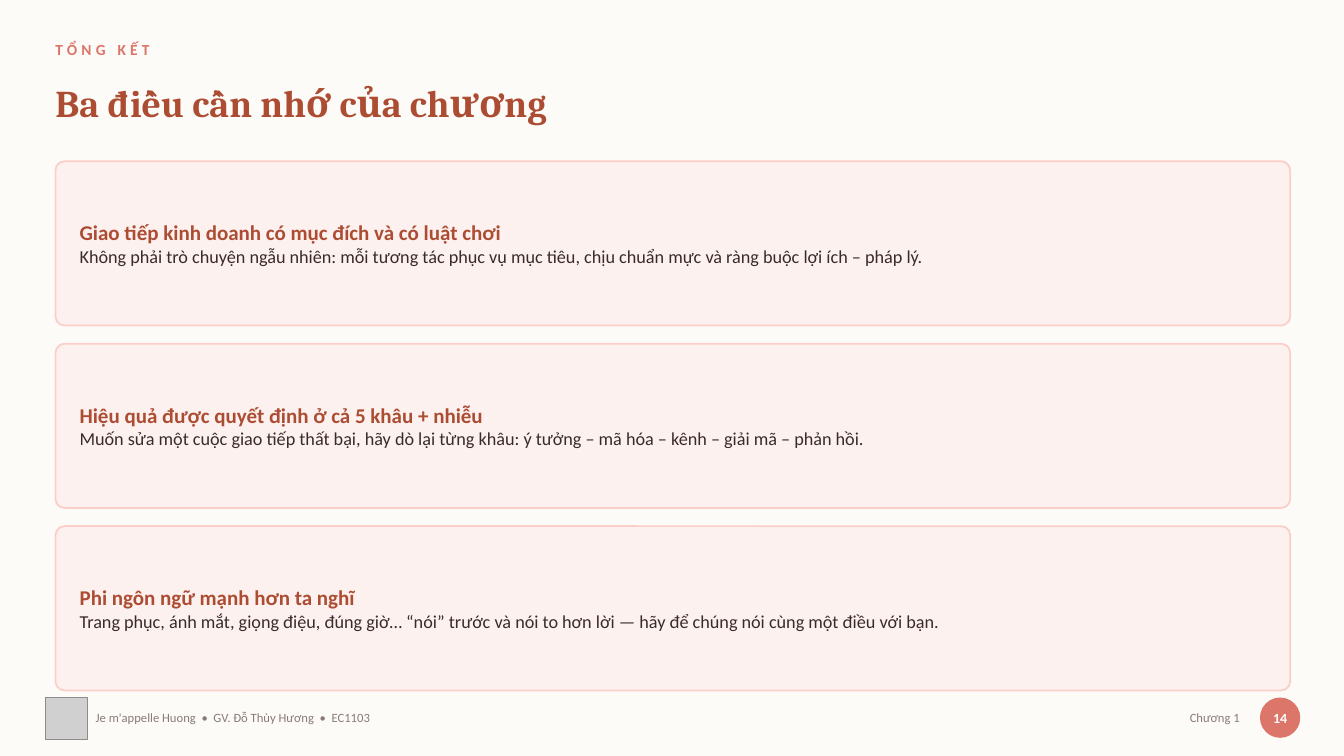
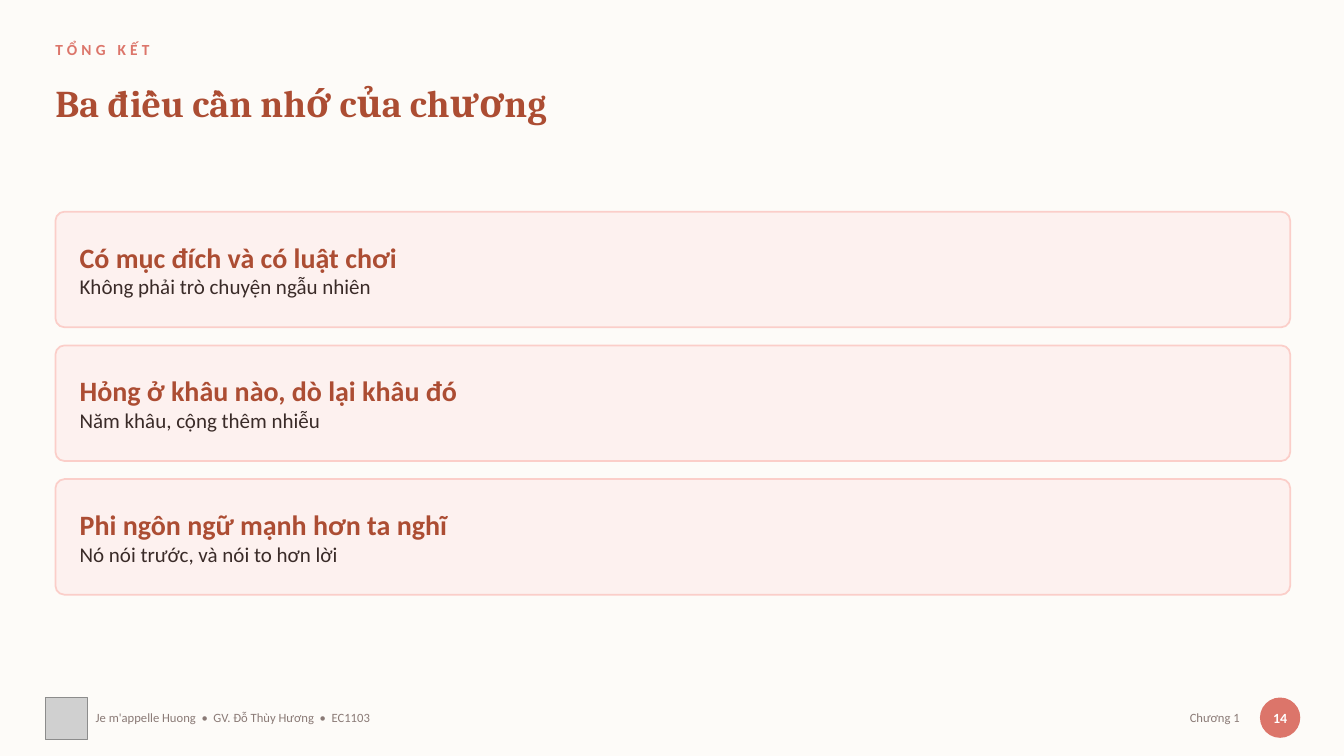
Before and after one commit to thuyhuongctu/ComDraft, a slide deck: slide 17 of slides/01-tong-quan-giao-tiep.pptx. Drawn at 1344x756 pixels with LibreOffice and Linux fonts; fonts in the diff are those of the drawing; grey boxes stand for pictures. Boxes give left, top, right and bottom in pixels: in the first picture for what was removed or moved away, otherwise in the second. Text is boxed around its words. In the diff, an @@ line names an element or a change of style, - is before the commit and + after.

Commit message:
Chương 1: bớt chữ trên slide, thêm sơ đồ, và vẽ lại logo ComDraft
Slide bài giảng trong ứng dụng quá dày chữ: cả tám bộ trung bình 103 từ mỗi
slide, 90 trên 131 slide vượt 80 từ, mà chỉ 19 slide có hình minh họa thật —
số "ảnh" còn lại chỉ là con dấu nhỏ ở chân trang. Sinh viên phần lớn xem bằng
điện thoại, chữ ấy còn nhỏ nữa.

Làm thử Chương 1 trước. Chữ trên slide từ 113 xuống 76 từ mỗi slide, trung vị
125 xuống 71; toàn bộ phần cắt đi chuyển xuống ghi chú giảng bài nên lời giảng
không mất, ghi chú từ 1.271 lên 2.385 từ. Mười sáu khoá ghi chú vẫn khớp đúng
slide, không khoá nào đứt.

Hai slide trống nhất nay thành sơ đồ, vẽ bằng mã như tám hình sẵn có: bốn cặp
hình thức giao tiếp thành bốn trục có hai đầu, và năm yếu tố ảnh hưởng vây
quanh một tâm. Chương 1 nay có 4 slide mang hình thật thay vì 2.

Hai chỗ sửa trong dây chuyền dựng, có lợi cho mọi hình về sau:
• Chiều cao hình nay lấy theo số đo thật của nội dung trong trình duyệt, không
  khai ước chừng nữa — khai thừa thì ảnh chụp ra kèm một mảng trắng lớn.
• add_images.py đặt hình vào giữa vùng thân slide theo chiều dọc. Hình bẹt hơn
  khung slide thì co theo bề rộng, dán sát mép trên sẽ để hụt một mảng ở đáy.

Logo ComDraft vẽ lại bằng mã trong scripts/ve_logo.py theo mẫu 3D của tác giả:
hai chữ C và D lồng nhau kiểu đất sét. Sinh hai bản vì một bản không dùng được
cho cả hai chỗ — dấu gọn cho đầu trang và favicon, bản đầy đủ có đốm trang trí
và chữ ComDraft cho slide và bìa. Màu chữ D phải hạ tông hai lần: kem trên nền
kem của ứng dụng gần như mất hút ở cỡ 46 px.

Thêm bộ nhận diện của tác giả vào assets/thuong-hieu/ — hai tệp logo mà trình
sinh deck vẫn cần nhưng repo này trước nay không có, nên ComDraft chưa tự dựng
lại deck được như README nói.

Đã xuất lại 19 ảnh Chương 1 cho trình xem trong ứng dụng, nâng PHIEN_BAN lên
v15 để máy sinh viên không dùng bản cũ trong bộ nhớ đệm. Bộ kiểm tra 24/24. Đã
chụp lại giao diện ở nền sáng, nền tối và màn 390 px.

```diff
--- a/slides/01-tong-quan-giao-tiep.pptx
+++ b/slides/01-tong-quan-giao-tiep.pptx
@@ rounded rectangle: place and size @@
-rounded rectangle at [55, 161, 1291, 326]
+rounded rectangle at [55, 212, 1291, 328]
@@ text at [80, 248, 396, 298]: text changed; size 13 to 15 pt @@
-Giao tiếp kinh doanh có mục đích và có luật chơi
-Không phải trò chuyện ngẫu nhiên: mỗi tương tác phục vụ mục tiêu, chịu chuẩn mực và ràng buộc lợi ích – pháp lý.
+Có mục đích và có luật chơi
+Không phải trò chuyện ngẫu nhiên
@@ rounded rectangle: place and size @@
-rounded rectangle at [55, 344, 1291, 508]
+rounded rectangle at [55, 346, 1291, 462]
@@ text at [80, 381, 457, 432]: text changed; size 13 to 20 pt; text colour #3A2B28 to #AC4D33; bold on @@
-Hiệu quả được quyết định ở cả 5 khâu + nhiễu
-Muốn sửa một cuộc giao tiếp thất bại, hãy dò lại từng khâu: ý tưởng – mã hóa – kênh – giải mã – phản hồi.
+Hỏng ở khâu nào, dò lại khâu đó
+Năm khâu, cộng thêm nhiễu
@@ proportions changed in 3 elements at [55, 346, 1291, 462], [55, 212, 1291, 328], [55, 479, 1291, 595] @@
@@ rounded rectangle: place and size @@
-rounded rectangle at [55, 526, 1291, 691]
+rounded rectangle at [55, 479, 1291, 595]
@@ text "Phi ngôn ngữ mạnh hơn ...": place and size @@
-text "Phi ngôn ngữ mạnh hơn ..." at [80, 590, 938, 631]
+text "Phi ngôn ngữ mạnh hơn ..." at [80, 515, 447, 565]
@@ text at [80, 515, 447, 540]: size 15 to 20 pt in "Phi ngôn ngữ mạnh hơn ta nghĩ" @@
@@ text at [80, 547, 338, 565]: text changed; size 13 to 15 pt @@
-Trang phục, ánh mắt, giọng điệu, đúng giờ… “nói” trước và nói to hơn lời — hãy để chúng nói cùng một điều với bạn.
+Nó nói trước, và nói to hơn lời
```
Also in this commit, not shown: 9 other slides changed, 26 other files.
